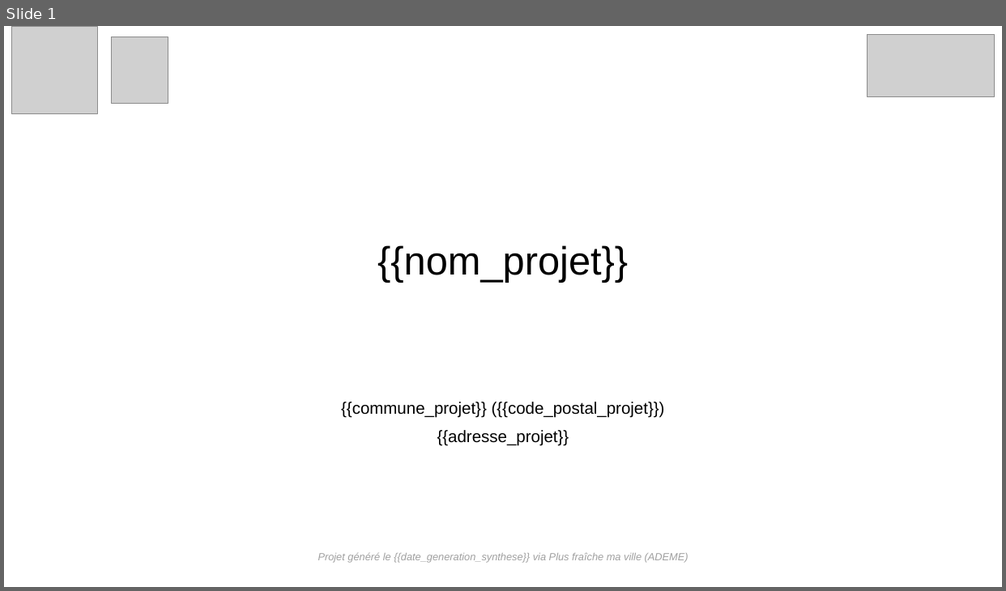
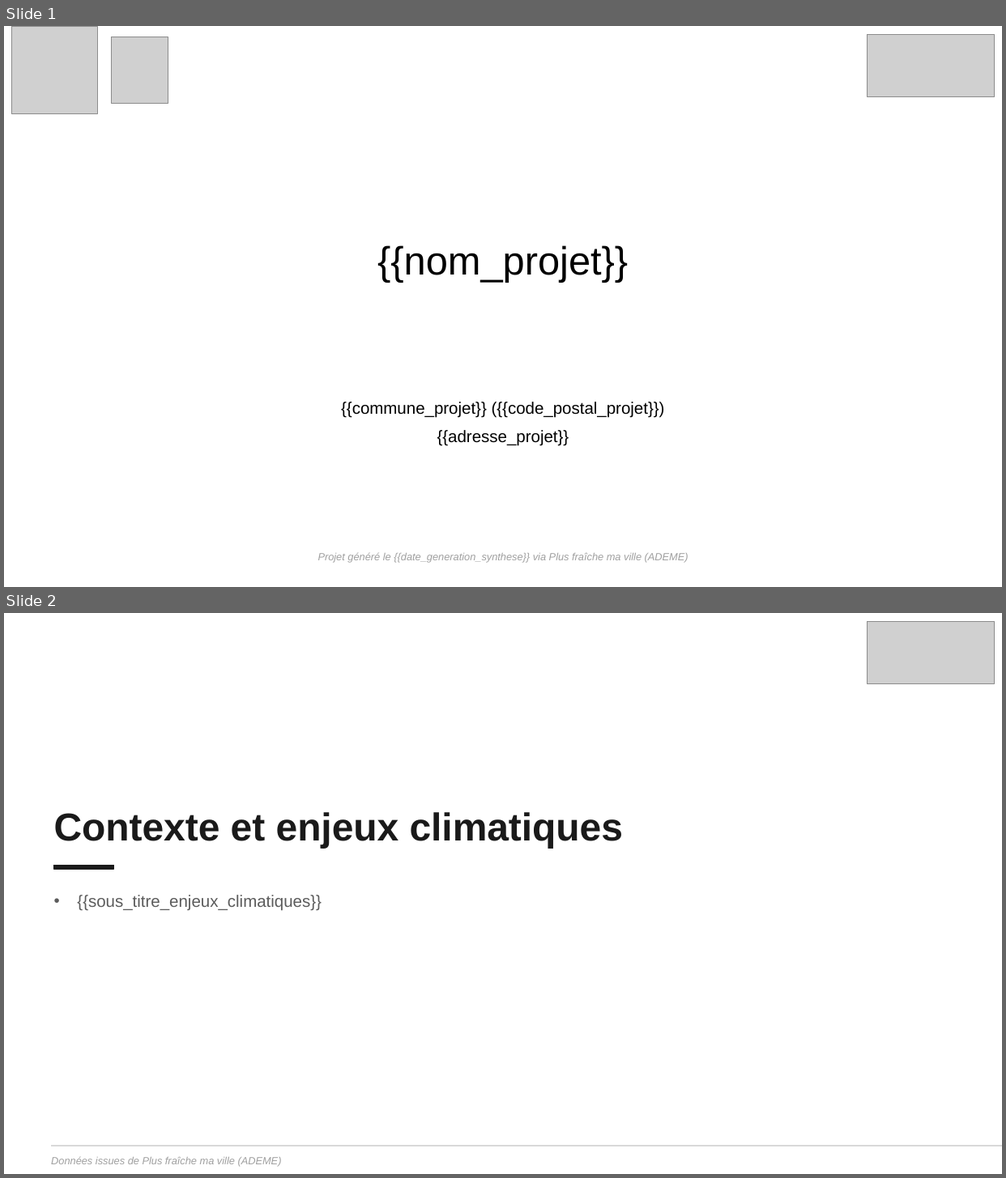
Before and after one commit to incubateur-ademe/plusfraichemaville-site, a slide deck: public/templates/template_synthese_projet.pptx. Shown one above the other, each under a label of ours: slide 1 before the commit, slides 1 and 2 after it. The pictures are 1006x591 and 1006x1178 pixels, drawn with LibreOffice and Linux fonts; fonts in the diff are those of the drawing; grey boxes stand for pictures. Boxes give left, top, right and bottom in pixels: in the first picture for what was removed or moved away, otherwise in the second. Text is boxed around its words. In the diff, an @@ line names an element or a change of style, - is before the commit and + after.

```diff
--- a/public/templates/template_synthese_projet.pptx
+++ b/public/templates/template_synthese_projet.pptx
@@ slide 2 added at (4, 613, 1002, 1174), background #FFFFFF @@
@@ picture added at (867, 621, 995, 683) @@
@@ text added at (54, 812, 623, 849), 37.3 pt, text #1A1A1A, bold @@
+Contexte et enjeux climatiques
@@ rectangle added at (54, 865, 114, 869), fill #1A1A1A, outline #1A1A1A 1 pt @@
@@ text added at (77, 895, 322, 911), 16 pt, text #5C5C5C @@
+• {{sous_titre_enjeux_climatiques}}
@@ line added from (51, 1146) to (1002, 1146), #D9D9D9 1.5 pt @@
@@ text added at (51, 1157, 282, 1166), 10 pt, text #A0A0A0, italic @@
+Données issues de Plus fraîche ma ville (ADEME)
```
Also in this commit, not shown: 2 other slides added, 13 other files.
